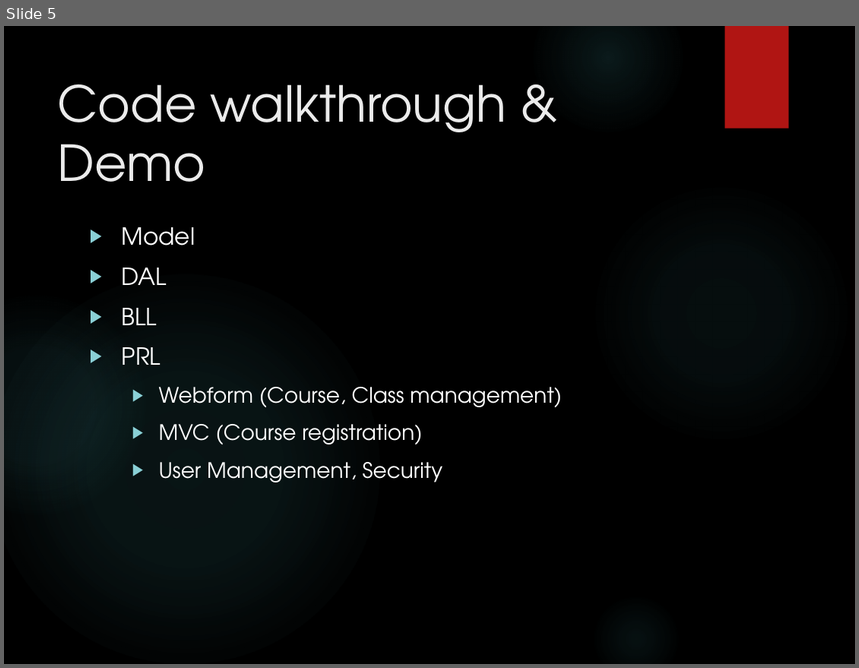
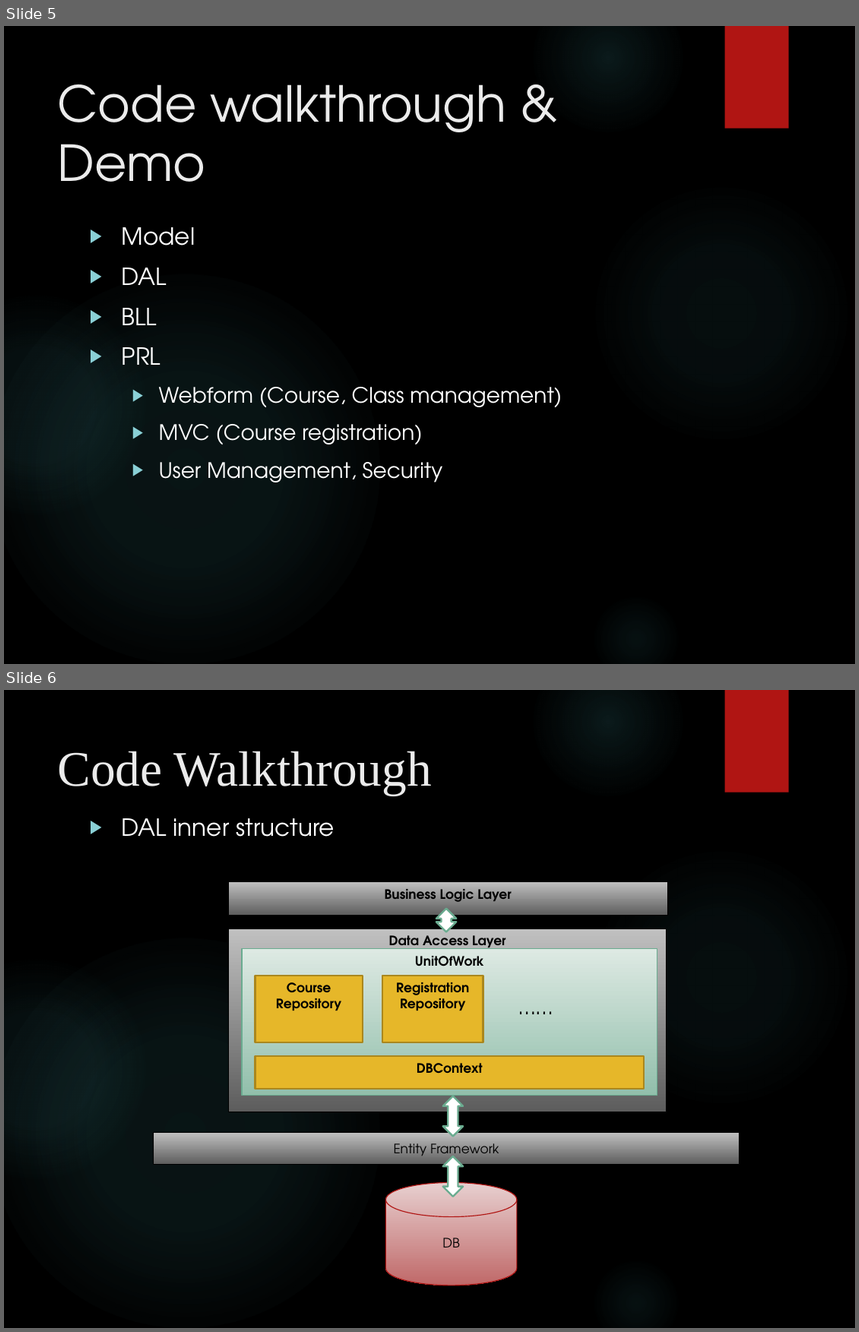
Before and after one commit to XUMINSHENG/dotNET_CA, a slide deck: Docs/presentation/ENET_FT1_presentation.pptx. Shown one above the other, each under a label of ours: slide 5 before the commit, slides 5 and 6 after it. The pictures are 859x668 and 859x1332 pixels, drawn with LibreOffice and Linux fonts; fonts in the diff are those of the drawing; background and template pictures are left out. Boxes give left, top, right and bottom in pixels: in the first picture for what was removed or moved away, otherwise in the second. Text is boxed around its words. In the diff, an @@ line names an element or a change of style, - is before the commit and + after.

```diff
--- a/Docs/presentation/ENET_FT1_presentation.pptx
+++ b/Docs/presentation/ENET_FT1_presentation.pptx
@@ slide 6 added at (4, 690, 855, 1328), background picture (left out); not listed: 6 template elements that a slide beside it also shows @@
@@ title added at (58, 751, 431, 795), 42 pt, text #EBEBEB @@
+Code Walkthrough
@@ text added at (122, 818, 335, 837), 20 pt, text #FFFFFF @@
+▶ DAL inner structure
@@ rectangle added at (229, 882, 668, 916), fill gradient #C1C1C1 to #5E5E5E, outline #000000 0.75 pt, 11 pt, text #000000, bold @@
+Business Logic Layer
@@ left right arrow added at (436, 909, 456, 932), fill #FFFFFF, outline #6AAC90 1.5 pt @@
@@ rectangle added at (229, 929, 666, 1113), fill gradient #C1C1C1 to #5E5E5E, outline #000000 0.75 pt, 11 pt, text #000000, bold @@
+Data Access Layer
@@ rectangle added at (243, 948, 658, 1095), fill gradient #DEEAE4 to #93C0AC, outline #6AAC90 0.75 pt, 11 pt, text #000000, bold @@
+UnitOfWork
@@ rectangle added at (255, 976, 363, 1043), fill #E6B729, outline #AA871E 1.5 pt, 11 pt, text #000000, bold @@
+Course
+Repository
@@ rectangle added at (382, 976, 484, 1043), fill #E6B729, outline #AA871E 1.5 pt, 11 pt, text #000000, bold @@
+Registration
+Repository
@@ text added at (509, 989, 617, 1023), 18 pt, text #000000 @@
+……
@@ rectangle added at (255, 1056, 644, 1088), fill #E6B729, outline #AA871E 1.5 pt, 11 pt, text #000000, bold @@
+DBContext
@@ left right arrow added at (443, 1097, 463, 1136), fill #FFFFFF, outline #6AAC90 1.5 pt @@
@@ rectangle added at (153, 1132, 740, 1165), fill gradient #C1C1C1 to #5E5E5E, outline #000000 0.75 pt, 11 pt, text #000000 @@
+Entity Framework
@@ left right arrow added at (443, 1157, 463, 1197), fill #FFFFFF, outline #6AAC90 1.5 pt @@
@@ cylinder added at (386, 1182, 517, 1286), fill gradient #E8D1D0 to #C06969, outline #B01513 0.75 pt, 11 pt, text #000000 @@
+DB
```
Also in this commit, not shown: 3 slides changed.
